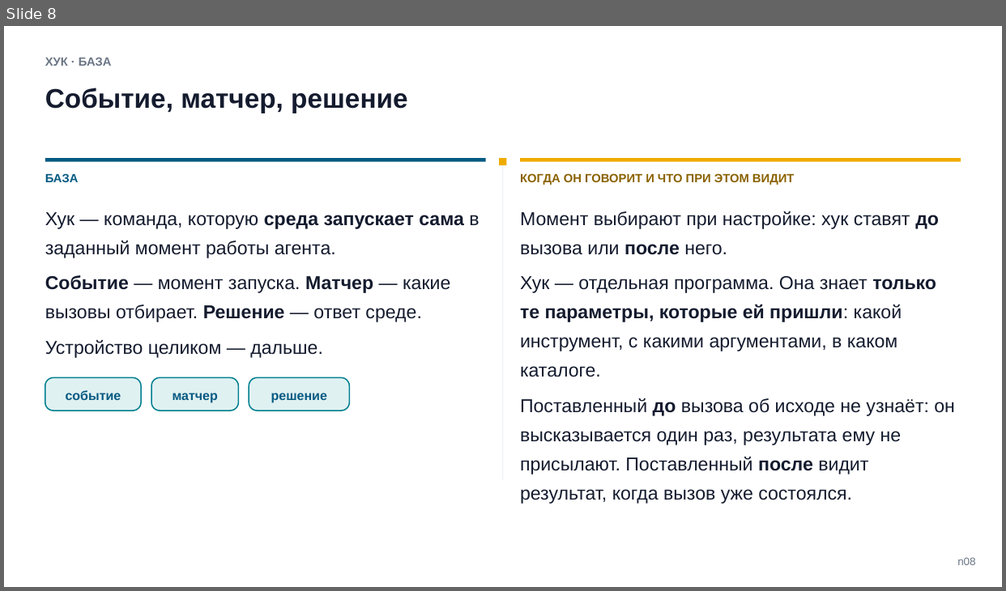
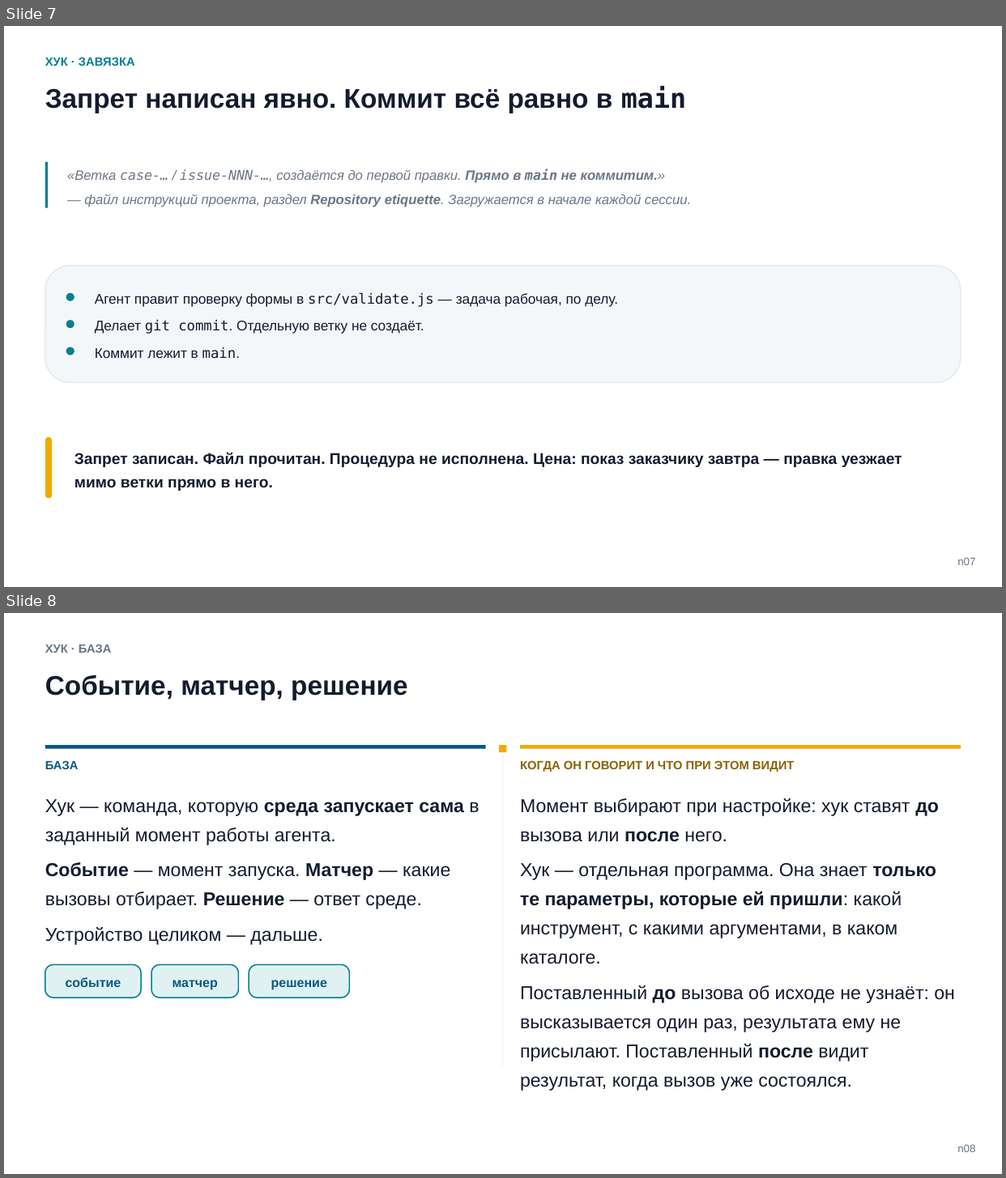
Before and after one commit to tellina-study/AI-usage-lessons, a slide deck: library/seminars/sem-05/rendered/sem-05.pptx. Shown one above the other, each under a label of ours: slide 8 before the commit, slides 7 and 8 after it. The pictures are 1006x591 and 1006x1178 pixels, drawn with LibreOffice and Linux fonts; fonts in the diff are those of the drawing. Boxes give left, top, right and bottom in pixels: in the first picture for what was removed or moved away, otherwise in the second. Text is boxed around its words. In the diff, an @@ line names an element or a change of style, - is before the commit and + after.

Commit message:
Кейс 1 доехал целиком: разбор по единой форме без подсветки, проектирование на три решения, готовый файл блоками #211

```diff
--- a/library/seminars/sem-05/rendered/sem-05.pptx
+++ b/library/seminars/sem-05/rendered/sem-05.pptx
@@ slide 7 added at [4, 26, 1002, 587], background #FFFFFF @@
@@ text added at [45, 57, 135, 66], 11.5 pt, text #028090, bold @@
+ХУК · ЗАВЯЗКА
@@ text added at [45, 86, 686, 113], 26 pt, text #141B2E, bold @@
+Запрет написан явно. Коммит всё равно в main
@@ rectangle added at [45, 162, 49, 209], fill #028090 @@
@@ text added at [67, 169, 691, 207], 13 pt, text #6B7685, italic @@
+«Ветка case-… / issue-NNN-…, создаётся до первой правки. Прямо в main не коммитим.»
+— файл инструкций проекта, раздел Repository etiquette. Загружается в начале каждой сессии.
@@ rounded rectangle added at [45, 266, 961, 382], fill #F4F7FA, outline #E5EAF0 1.2 pt @@
@@ rounded rectangle added at [66, 293, 74, 301], fill #028090 @@
@@ text added at [95, 293, 618, 307], 13.5 pt, text #141B2E @@
+Агент правит проверку формы в src/validate.js — задача рабочая, по делу.
@@ rounded rectangle added at [66, 320, 74, 328], fill #028090 @@
@@ text added at [95, 320, 424, 334], 13.5 pt, text #141B2E @@
+Делает git commit. Отдельную ветку не создаёт.
@@ rounded rectangle added at [66, 347, 74, 356], fill #028090 @@
@@ text added at [95, 348, 240, 359], 13.5 pt, text #141B2E @@
+Коммит лежит в main.
@@ rounded rectangle added at [45, 437, 52, 499], fill #F0AB00 @@
@@ text added at [74, 452, 902, 491], 15 pt, text #141B2E, bold @@
+Запрет записан. Файл прочитан. Процедура не исполнена. Цена: показ заказчику завтра — правка уезжает мимо ветки прямо в него.
@@ text added at [957, 557, 975, 565], 10.5 pt, text #6B7685 @@
+n07
```
Also in this commit, not shown: 3 slides changed, 3 other slides added, 4 slides removed, 10 other files.
